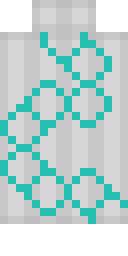
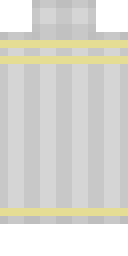
The second w=128, h=256 image is a revision of the first. Changes to its layers:
added layer "Layer 9" above "Layer 7" over [0, 40, 128, 216]
hid "Layer 7" over [0, 32, 128, 224]
